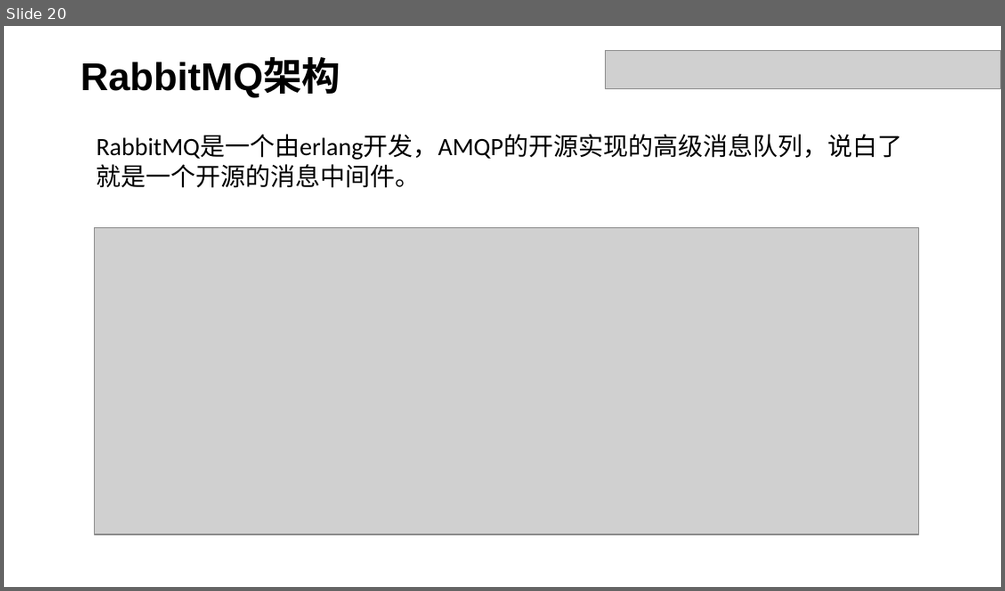
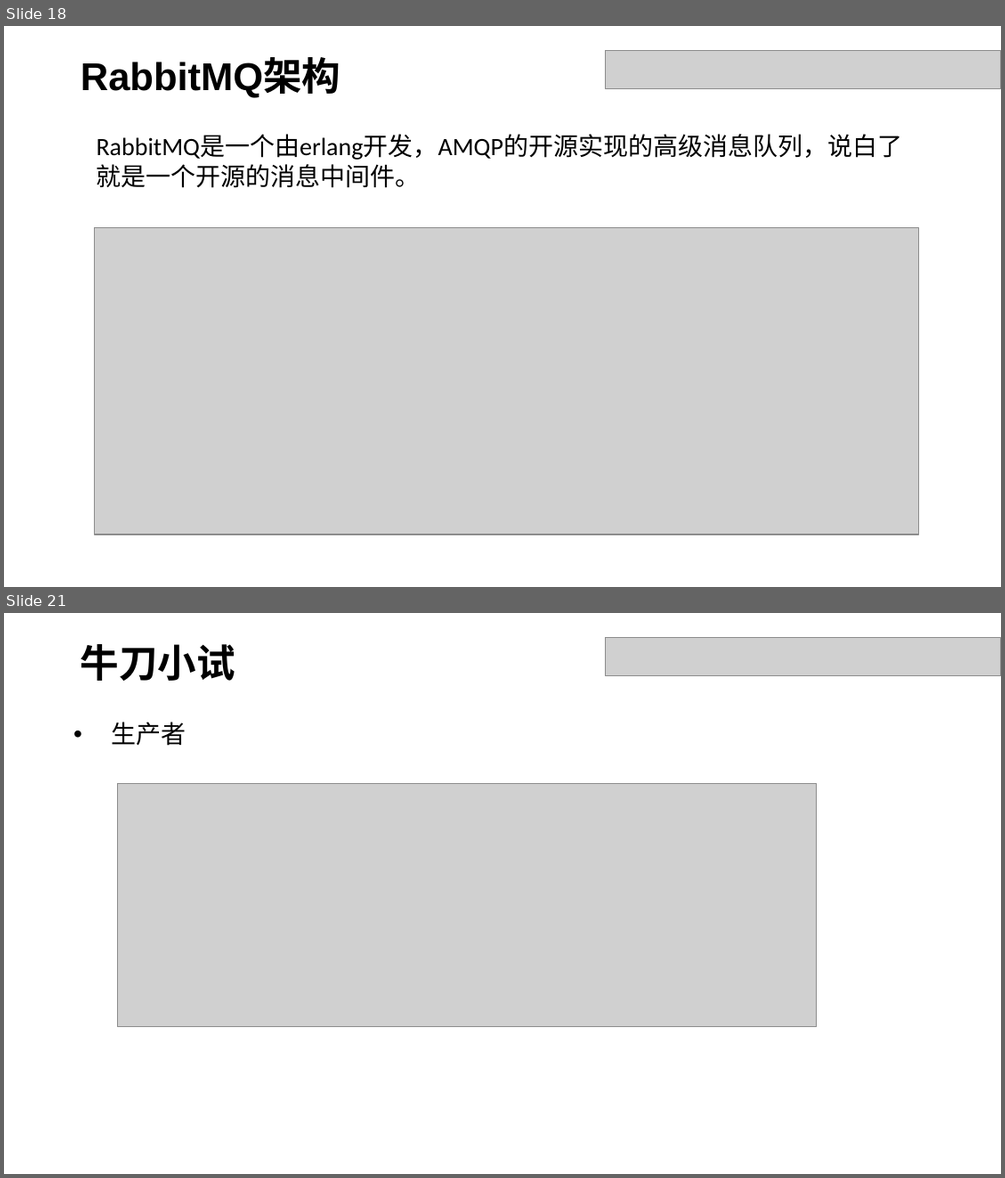
Before and after one commit to dxh122685692/doc, a slide deck: 分享.pptx. Shown one above the other, each under a label of ours: slide 20 before the commit, slides 18 and 21 after it; the slides between them are not shown. The pictures are 1005x591 and 1005x1178 pixels, drawn with LibreOffice and Linux fonts; fonts in the diff are those of the drawing; grey boxes stand for pictures. Boxes give left, top, right and bottom in pixels: in the first picture for what was removed or moved away, otherwise in the second. Text is boxed around its words. In the diff, an @@ line names an element or a change of style, - is before the commit and + after.

```diff
--- a/分享.pptx
+++ b/分享.pptx
@@ slide 21 added at box(4, 613, 1001, 1174), background #FFFFFF @@
@@ picture added at box(605, 638, 1001, 676) @@
@@ text added at box(81, 644, 235, 681), 28 pt, text #000000, bold @@
+牛刀小试
@@ text added at box(111, 722, 186, 746), 18 pt, text #000000 @@
+• 生产者
@@ picture added at box(118, 784, 817, 1027) @@
@@ what was slide 20 is now slide 18 @@
```
Also in this commit, not shown: 4 slides changed, 8 other slides added, 6 slides removed.
